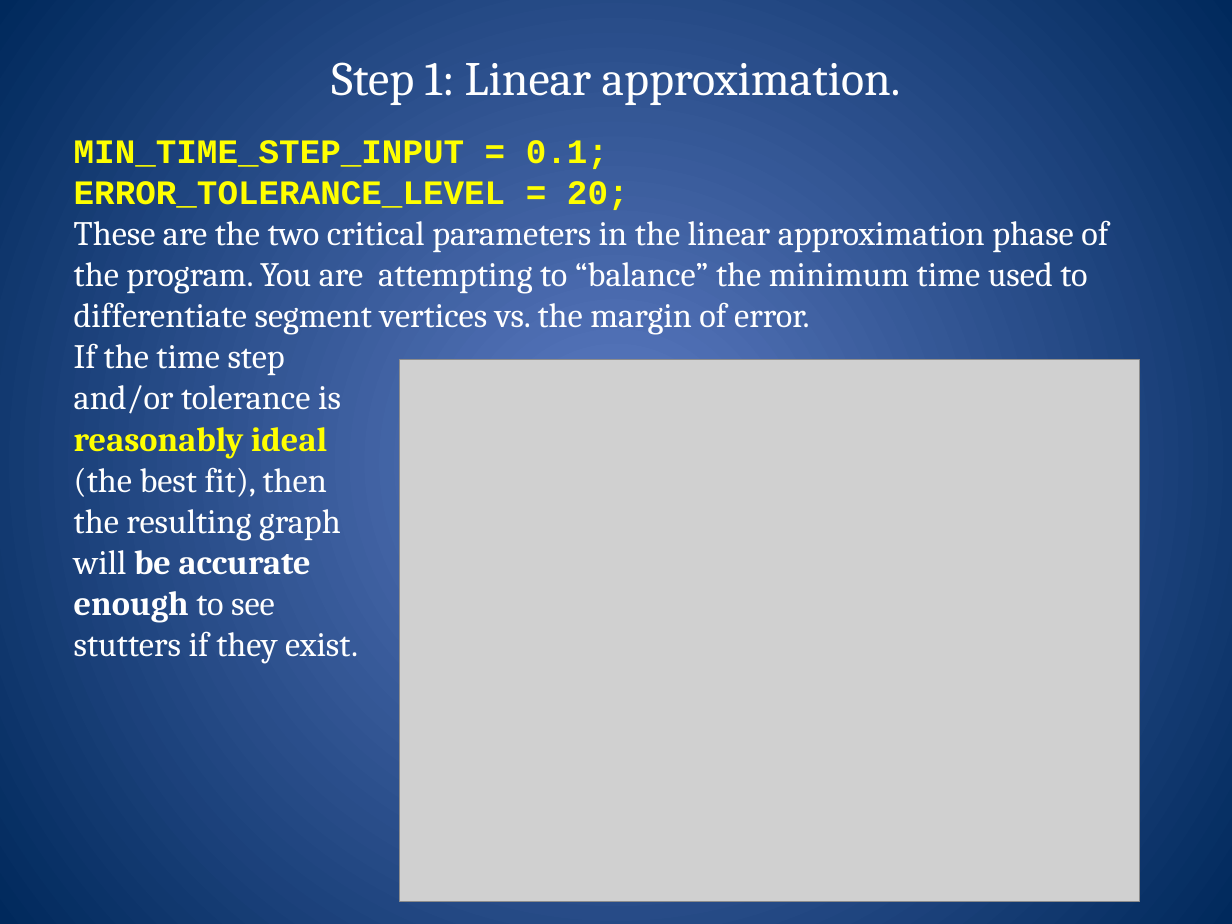
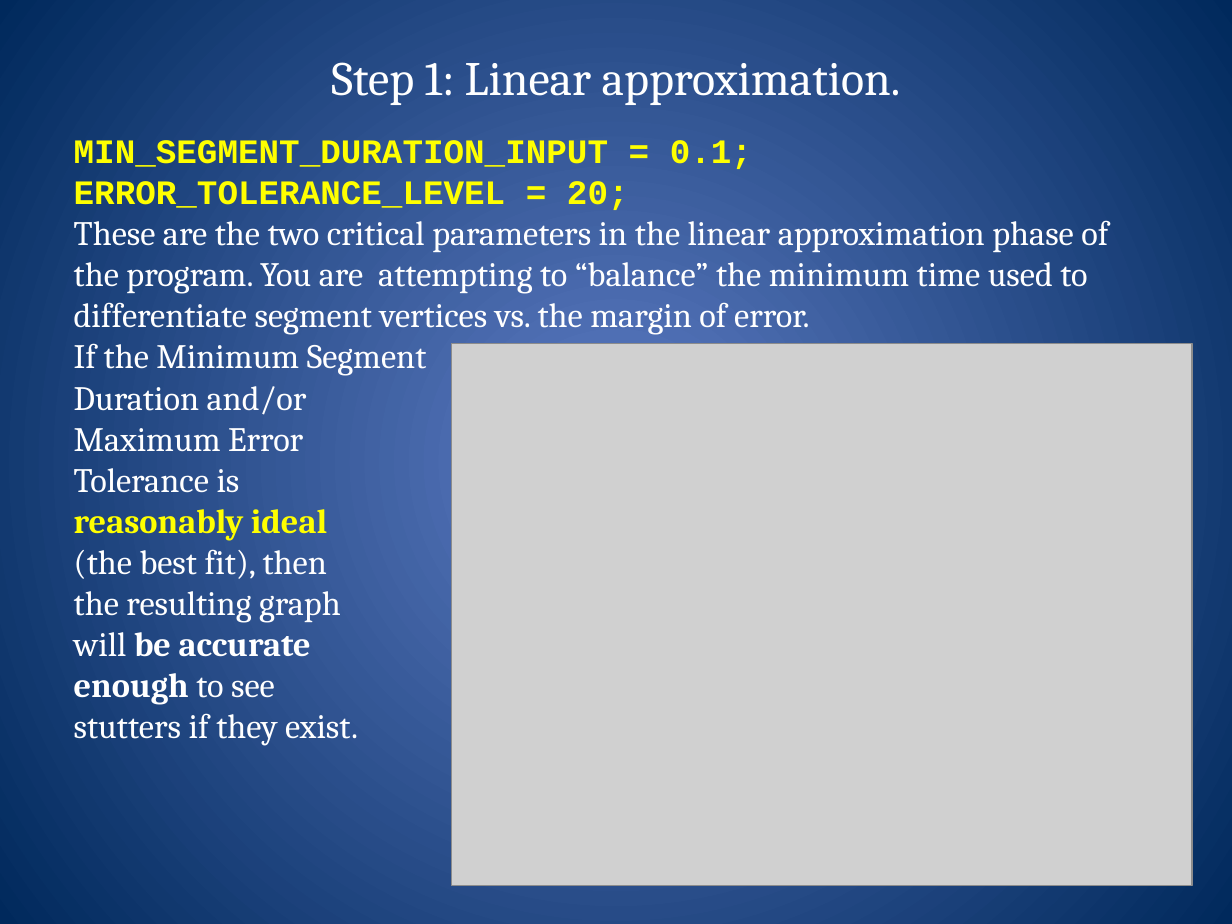
Before and after one commit to GoodsonLab/STADIA, a slide deck: slide 22 of STADIA-tutorial.pptx. Drawn at 1232x924 pixels with LibreOffice and Linux fonts; fonts in the diff are those of the drawing; grey boxes stand for pictures. Boxes give left, top, right and bottom in pixels: in the first picture for what was removed or moved away, otherwise in the second. Text is boxed around its words. In the diff, an @@ line names an element or a change of style, - is before the commit and + after.

```diff
--- a/STADIA-tutorial.pptx
+++ b/STADIA-tutorial.pptx
@@ text at [74,140,752,169]: text changed @@
-MIN_TIME_STEP_INPUT = 0.1;
+MIN_SEGMENT_DURATION_INPUT = 0.1;
@@ text at [74,343,427,746]: text changed @@
-If the time step
-and/or tolerance is
-reasonably ideal
-(the best fit), then
-the resulting graph
-will be accurate
-enough to see
-stutters if they exist.
+If the Minimum Segment
+Duration and/or
+Maximum Error
+Tolerance is
+reasonably ideal
+(the best fit), then
+the resulting graph
+will be accurate
+enough to see
+stutters if they exist.
@@ picture: place and size @@
-picture at [399,360,1140,902]
+picture at [452,344,1193,886]
```
Also in this commit, not shown: 5 other slides changed, 2 slides added.
